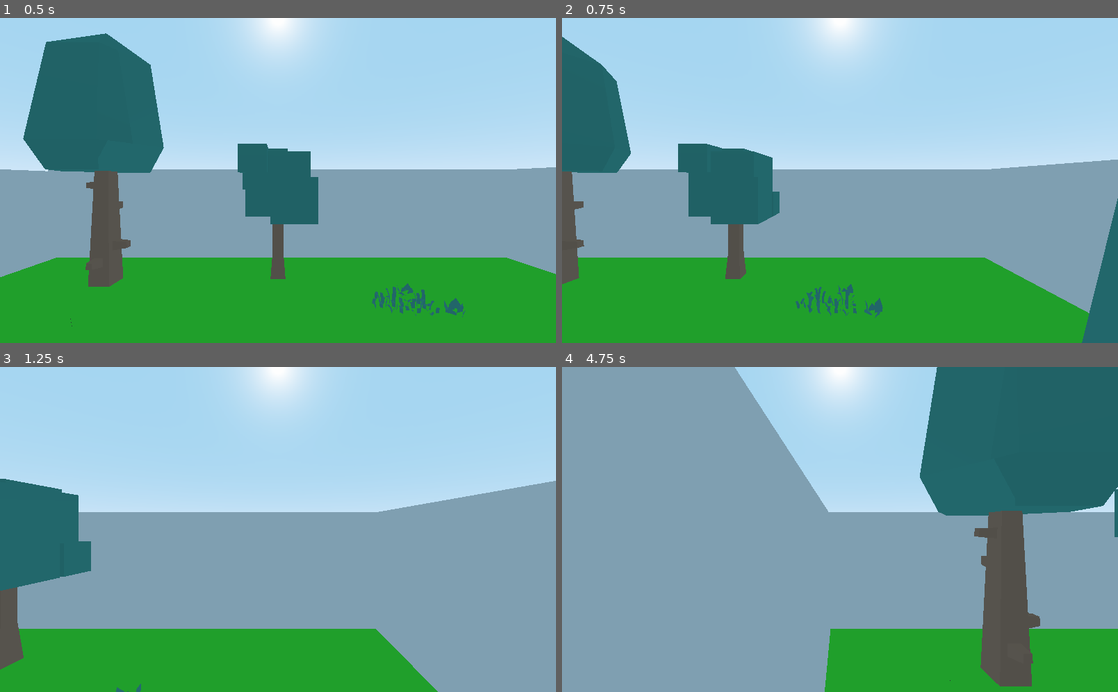
Above: before the commit, frames 1-4 (two rows, left to right).
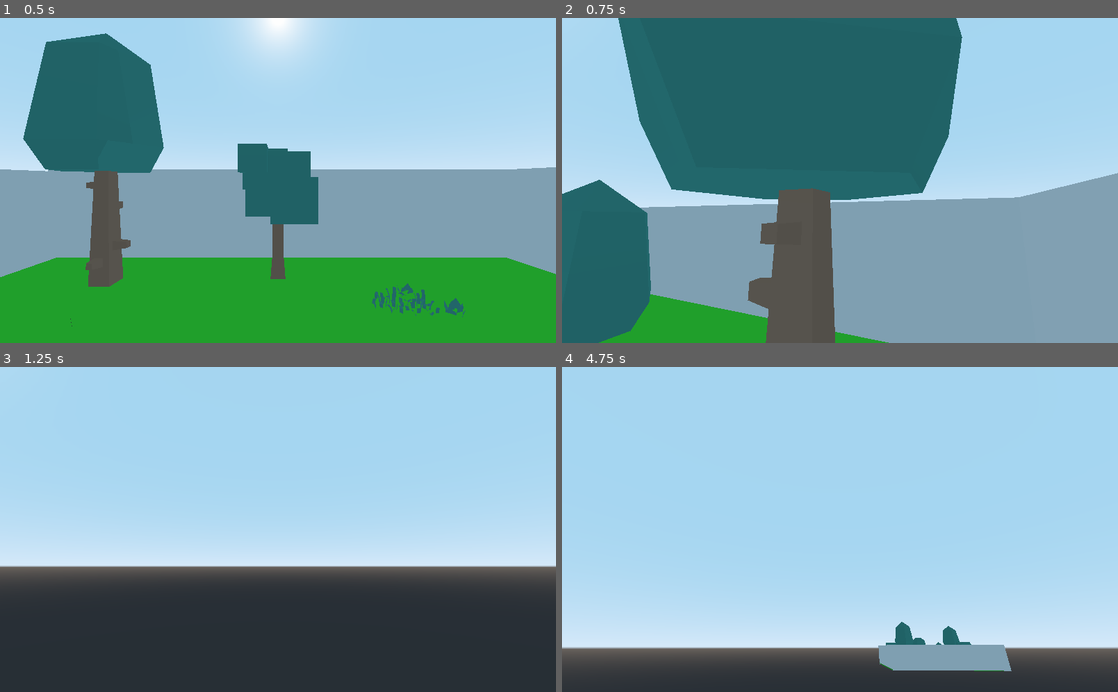
Above: after the commit, the same moments.

Repository: Heino25/Godot_project_2
Game: Godot game, scene res://Level/Level.tscn
Two runs of this game, one before a commit and one after it. Both use one fixed random seed, a clock stepped at 60 frames per second and the inputs below. Before the commit the project starts from res://Level.tscn.
Inputs (mouse positions are in pixels of both pictures, inside the frame that each line leads up to):
- Up to frame 1 (0.5 s): no input
- Up to frame 2 (0.75 s): tap Enter at 0.5 s; move the mouse to (962, 164) at 0.52 s; hold D (right) from 0.53 s (still down)
- Up to frame 3 (1.25 s): keep holding D (right)
- Up to frame 4 (4.75 s): move the mouse to (728, 545) at 1.27 s; release D (right) at 1.28 s; hold S (backward) 1.28-2.03 s; move the mouse to (895, 458) at 2.02 s; hold D (right) 2.03-2.78 s; move the mouse to (812, 594) at 2.77 s; hold W (forward) 2.78-3.53 s; move the mouse to (1006, 578) at 3.52 s; hold A (left) from 3.53 s (still down); move the mouse to (673, 480) at 4.27 s

Frame 1 is identical in both runs. In frame 2, 65% of the frame differs, in the area x 0-100%, y 0-100%; in frame 3, 60%; in frame 4, 90%.

Commit message:
screen movement

Diff:
--- a/Level.tscn
+++ b/Level/Level.tscn
@@ -1,12 +1,12 @@
 [gd_scene load_steps=9 format=2]
 
-[ext_resource path="res://Tree2.tscn" type="PackedScene" id=1]
-[ext_resource path="res://Tree4.tscn" type="PackedScene" id=2]
-[ext_resource path="res://VegetableHunter_Assets/World/grass_leafs.glb" type="PackedScene" id=3]
+[ext_resource path="res://Trees/Tree2.tscn" type="PackedScene" id=1]
+[ext_resource path="res://Trees/Tree3.tscn" type="PackedScene" id=2]
+[ext_resource path="res://Player/Player.tscn" type="PackedScene" id=3]
 [ext_resource path="res://VegetableHunter_Assets/World/grass_large.glb" type="PackedScene" id=4]
-[ext_resource path="res://Tree1.tscn" type="PackedScene" id=5]
-[ext_resource path="res://Tree3.tscn" type="PackedScene" id=6]
-[ext_resource path="res://Player.tscn" type="PackedScene" id=7]
+[ext_resource path="res://Trees/Tree4.tscn" type="PackedScene" id=5]
+[ext_resource path="res://VegetableHunter_Assets/World/grass_leafs.glb" type="PackedScene" id=6]
+[ext_resource path="res://Trees/Tree1.tscn" type="PackedScene" id=7]
 
 [sub_resource type="SpatialMaterial" id=1]
 albedo_color = Color( 0.188235, 0.760784, 0.152941, 1 )
@@ -41,10 +41,10 @@
 
 [node name="Trees" type="Spatial" parent="."]
 
-[node name="Tree1" parent="Trees" instance=ExtResource( 5 )]
+[node name="Tree1" parent="Trees" instance=ExtResource( 7 )]
 transform = Transform( 1, 0, 0, 0, 1, 0, 0, 0, 1, 0, 0, -3.79276 )
 
-[node name="Tree6" parent="Trees" instance=ExtResource( 5 )]
+[node name="Tree6" parent="Trees" instance=ExtResource( 7 )]
 transform = Transform( 1, 0, 0, 0, 1, 0, 0, 0, 1, -3.70427, 0.0250793, 3.4801 )
 
 [node name="Tree2" parent="Trees" instance=ExtResource( 1 )]
@@ -53,18 +53,18 @@
 [node name="Tree5" parent="Trees" instance=ExtResource( 1 )]
 transform = Transform( 1, 0, 0, 0, 1, 0, 0, 0, 1, 2.72352, 0, 3.25211 )
 
-[node name="Tree3" parent="Trees" instance=ExtResource( 6 )]
+[node name="Tree3" parent="Trees" instance=ExtResource( 2 )]
 transform = Transform( 1, 0, 0, 0, 1, 0, 0, 0, 1, 3.06513, 0, 0 )
 
-[node name="Tree4" parent="Trees" instance=ExtResource( 2 )]
+[node name="Tree4" parent="Trees" instance=ExtResource( 5 )]
 transform = Transform( 1, 0, 0, 0, 1, 0, 0, 0, 1, -4.10798, 0, 0 )
 
 [node name="Grass" type="Spatial" parent="."]
 
-[node name="grass_leafs2" parent="Grass" instance=ExtResource( 3 )]
+[node name="grass_leafs2" parent="Grass" instance=ExtResource( 6 )]
 transform = Transform( 1, 0, 0, 0, 1, 0, 0, 0, 1, -0.018528, 0.0119737, -0.420374 )
 
-[node name="grass_leafs" parent="Grass" instance=ExtResource( 3 )]
+[node name="grass_leafs" parent="Grass" instance=ExtResource( 6 )]
 transform = Transform( 1, 0, 0, 0, 1, 0, 0, 0, 1, 0.424328, 0.0421789, 0 )
 
 [node name="grass_large" parent="Grass" instance=ExtResource( 4 )]
@@ -145,4 +145,4 @@
 [node name="grass_large14" parent="Grass" instance=ExtResource( 4 )]
 transform = Transform( 0.749822, 0, -0.661639, 0, 1, 0, 0.661639, 0, 0.749822, 1.46197, 0.0917685, -2.83671 )
 
-[node name="Player" parent="." instance=ExtResource( 7 )]
+[node name="Player" parent="." instance=ExtResource( 3 )]
--- a/Player.gd
+++ b/Player/Player.gd
@@ -2,6 +2,14 @@
 
 const SPEED = 20
 const GRAVITY = 1
+
+func _ready():
+	Input.set_mouse_mode(Input.MOUSE_MODE_CAPTURED)
+
+func _input(event):
+	if event is InputEventMouseMotion:
+		$Head.rotate_y(deg2rad(event.relative.x * -0.3))
+		$Head/Eyes.rotate_x(deg2rad(event.relative.y * -0.3))
 
 func _process(delta):
 	var velocity = Vector3.ZERO
--- a/Player.tscn
+++ b/Player/Player.tscn
@@ -1,6 +1,6 @@
 [gd_scene load_steps=3 format=2]
 
-[ext_resource path="res://Player.gd" type="Script" id=1]
+[ext_resource path="res://Player/Player.gd" type="Script" id=1]
 
 [sub_resource type="CapsuleShape" id=1]
 radius = 0.5
--- a/project.godot
+++ b/project.godot
@@ -11,7 +11,7 @@
 [application]
 
 config/name="Godot_project2"
-run/main_scene="res://Level.tscn"
+run/main_scene="res://Level/Level.tscn"
 config/icon="res://icon.png"
 
 [input]
Not shown: 6 places in Level/Level.tscn that only renumber resources
Renamed: Tree1.tscn -> Trees/Tree1.tscn
Renamed: Tree2.tscn -> Trees/Tree2.tscn
Renamed: Tree3.tscn -> Trees/Tree3.tscn
Renamed: Tree4.tscn -> Trees/Tree4.tscn
